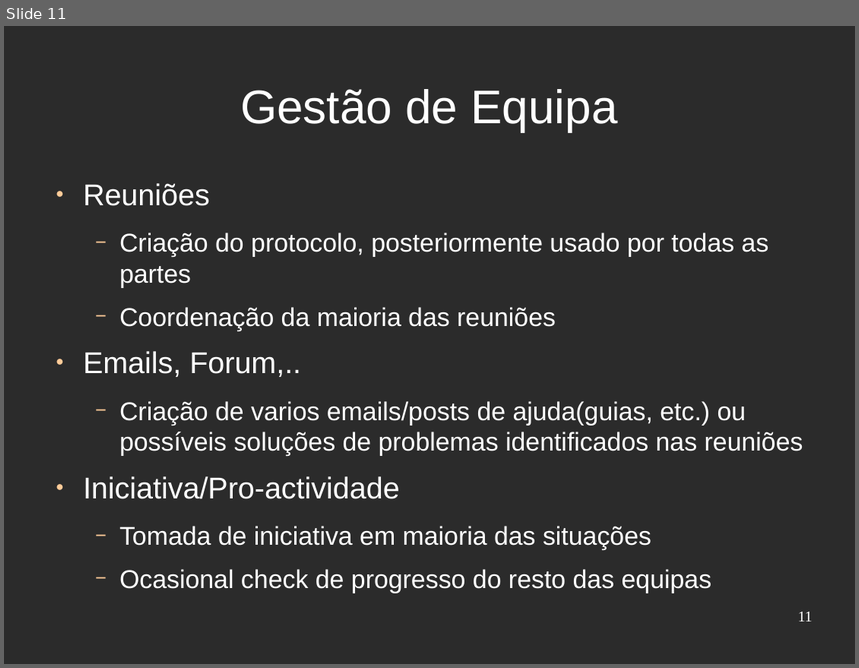
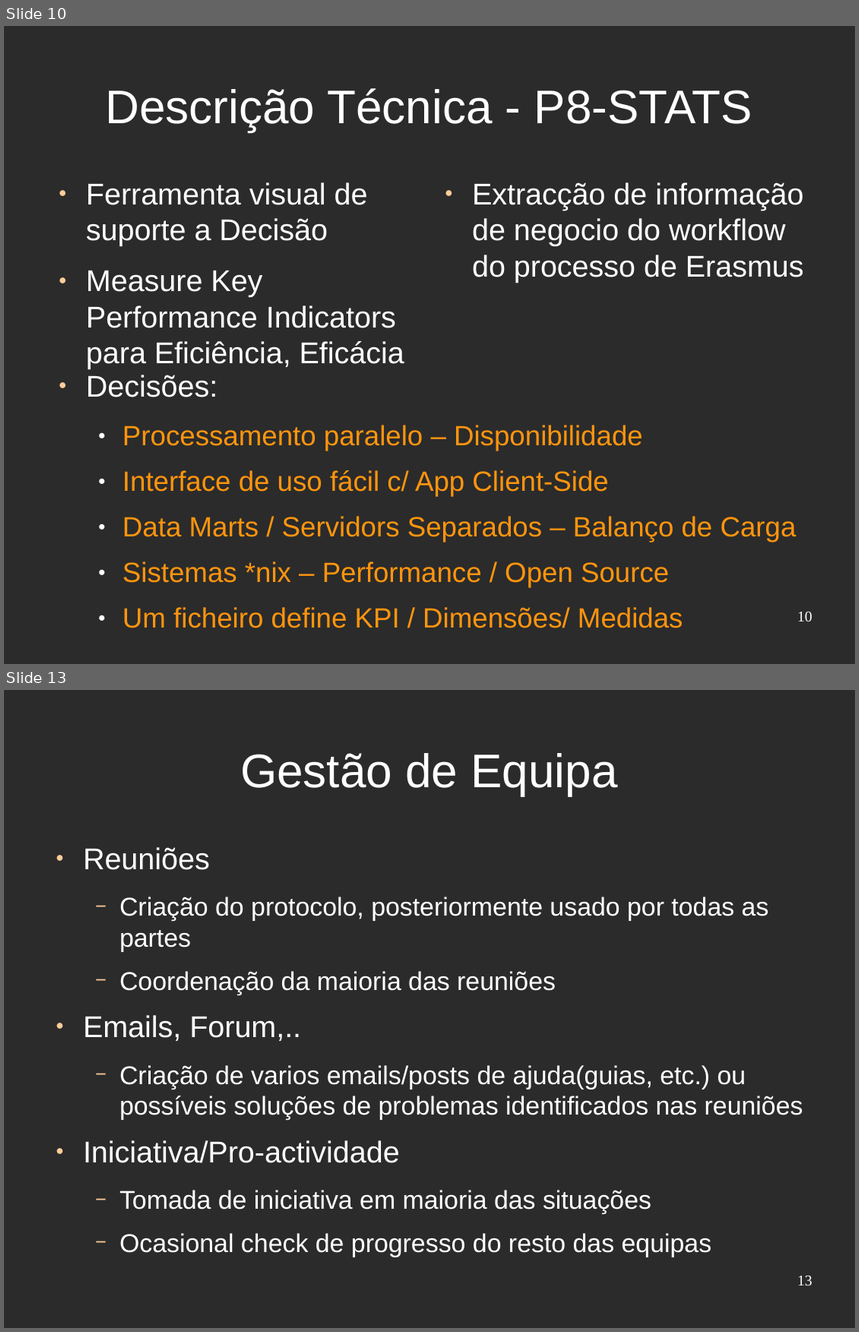
Before and after one commit to djjorjinho/mutworange_2011, a slide deck: documents/presentation/apresentacao_portugal.odp. Shown one above the other, each under a label of ours: slide 11 before the commit, slides 10 and 13 after it; the slides between them are not shown. The pictures are 859x668 and 859x1332 pixels, drawn with LibreOffice and Linux fonts; fonts in the diff are those of the drawing; background and template pictures are left out; a plain dark background stands for a picture behind light text. Boxes give left, top, right and bottom in pixels: in the first picture for what was removed or moved away, otherwise in the second. Text is boxed around its words. In the diff, an @@ line names an element or a change of style, - is before the commit and + after.

```diff
--- a/documents/presentation/apresentacao_portugal.odp
+++ b/documents/presentation/apresentacao_portugal.odp
@@ slide 10 added at <box>4,26,855,664</box>, background picture (left out) @@
@@ title added at <box>105,88,753,132</box>, 44 pt, text #FFFFFF @@
+Descrição Técnica - P8-STATS
@@ text added at <box>86,183,405,370</box>, 28 pt, text #FFFFFF @@
+● Ferramenta visual de suporte a Decisão
+● Measure Key Performance Indicators para Eficiência, Eficácia
@@ text added at <box>472,183,804,282</box>, 28 pt, text #FFFFFF @@
+● Extracção de informação de negocio do workflow do processo de Erasmus
@@ text added at <box>86,375,797,629</box>, 26 pt, text #FF950E @@
+● Decisões:
+  ● Processamento paralelo – Disponibilidade
+  ● Interface de uso fácil c/ App Client-Side
+  ● Data Marts / Servidors Separados – Balanço de Carga
+  ● Sistemas *nix – Performance / Open Source
+  ● Um ficheiro define KPI / Dimensões/ Medidas
@@ page number added at <box>797,612,813,622</box>, 14 pt, text #FFFFFF @@
+10
@@ what was slide 11 is now slide 13 @@
@@ page number at <box>797,1276,813,1286</box>: text changed @@
-11
+13
```
Also in this commit, not shown: 4 slides changed, 2 other slides added, 1 slide removed.
